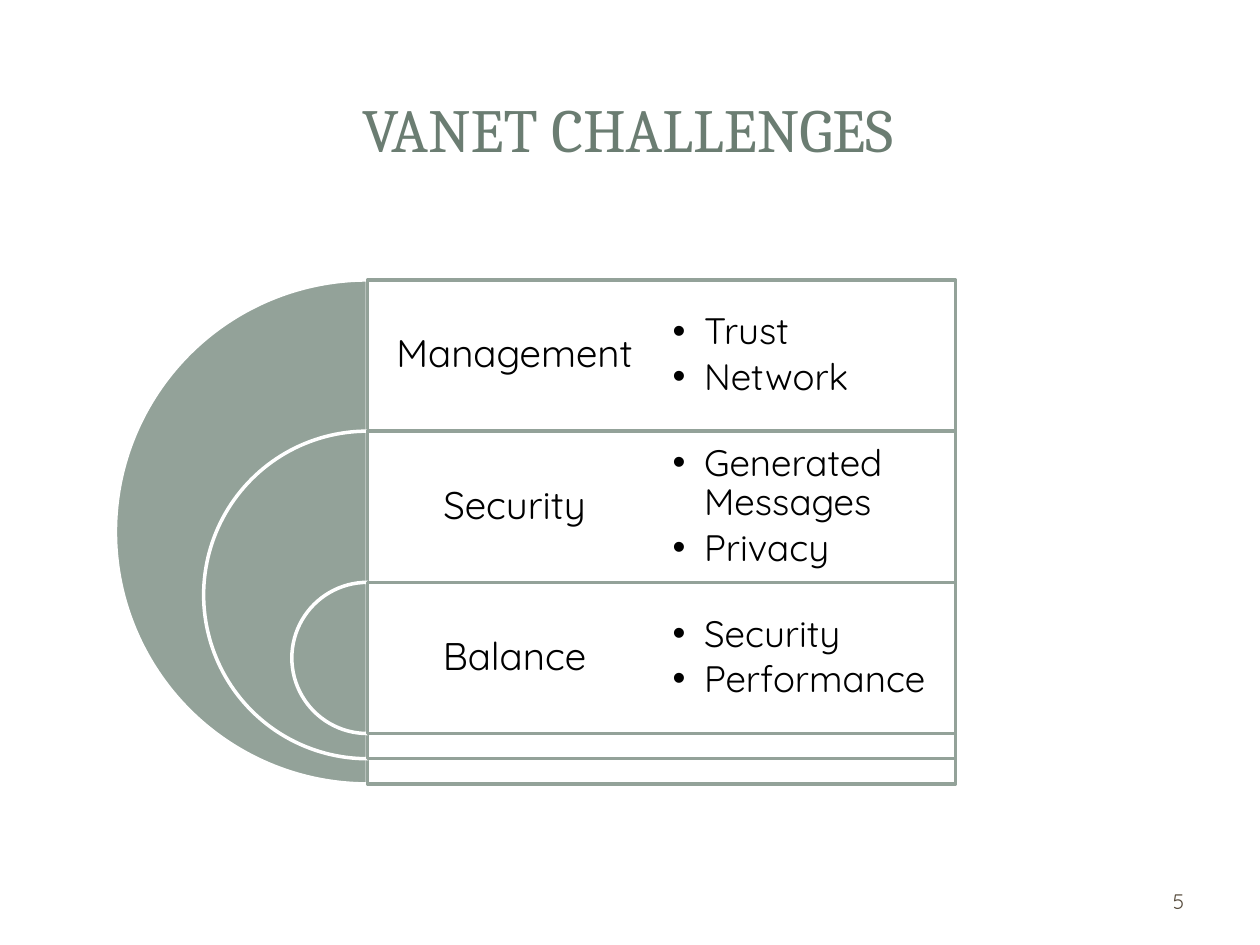
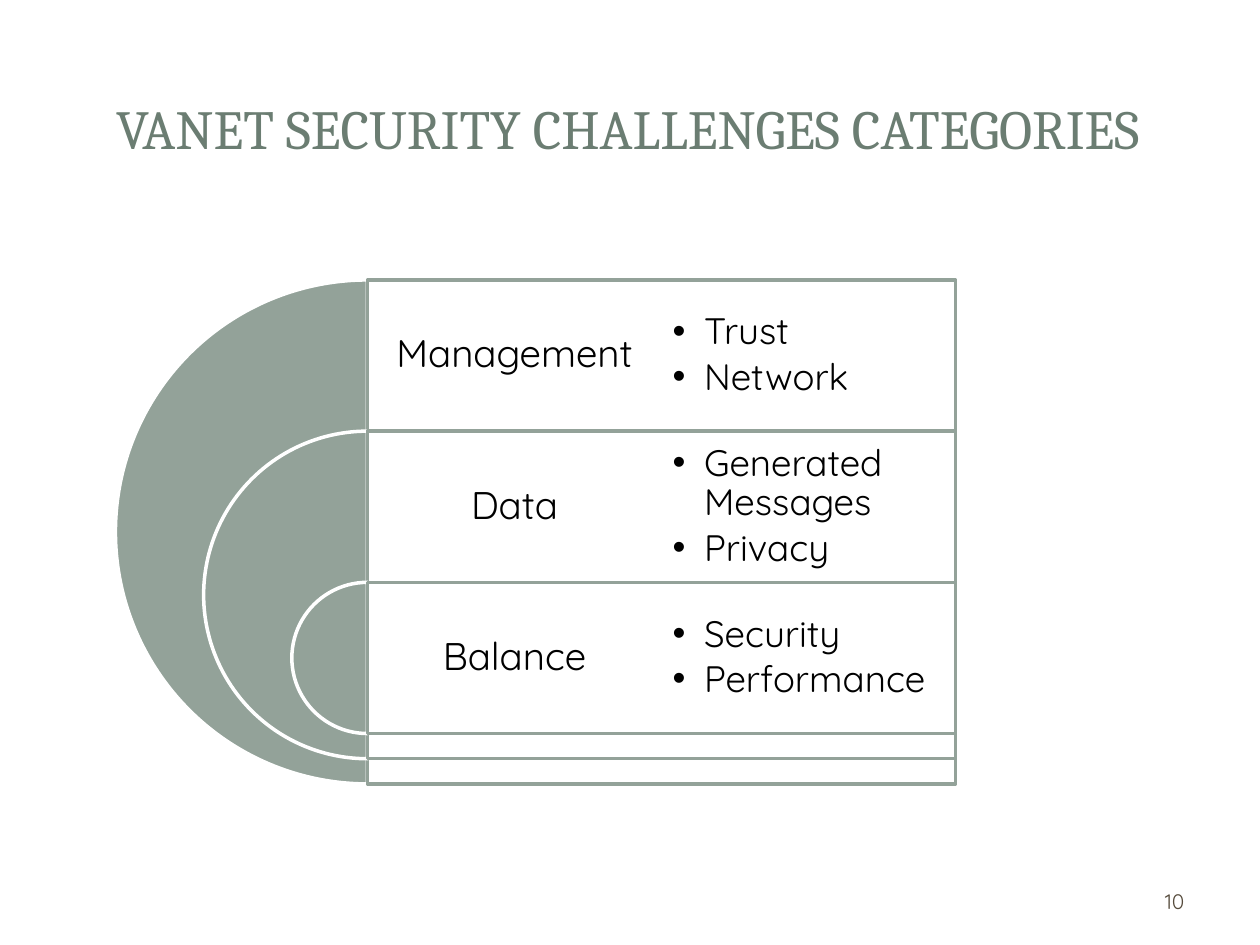
Before and after one commit to HadiJibbawi/uploads, a slide deck: slide 10 of VANET.pptx (slide 6 before the commit). Drawn at 1260x945 pixels with LibreOffice and Linux fonts; fonts in the diff are those of the drawing; background and template pictures are left out. Boxes give left, top, right and bottom in pixels: in the first picture for what was removed or moved away, otherwise in the second. Text is boxed around its words. In the diff, an @@ line names an element or a change of style, - is before the commit and + after.

```diff
--- a/VANET.pptx
+++ b/VANET.pptx
@@ title at [116,112,1139,150]: text changed; size 35 to 31.5 pt @@
-VANET CHALLENGES
+VANET SECURITY CHALLENGES CATEGORIES
@@ text at [471,492,558,520]: text changed @@
-Security
+Data
@@ page number at [1165,894,1184,909]: text changed @@
-5
+10
```
Also in this commit, not shown: 3 other slides changed, 8 slides added, 2 slides removed.
